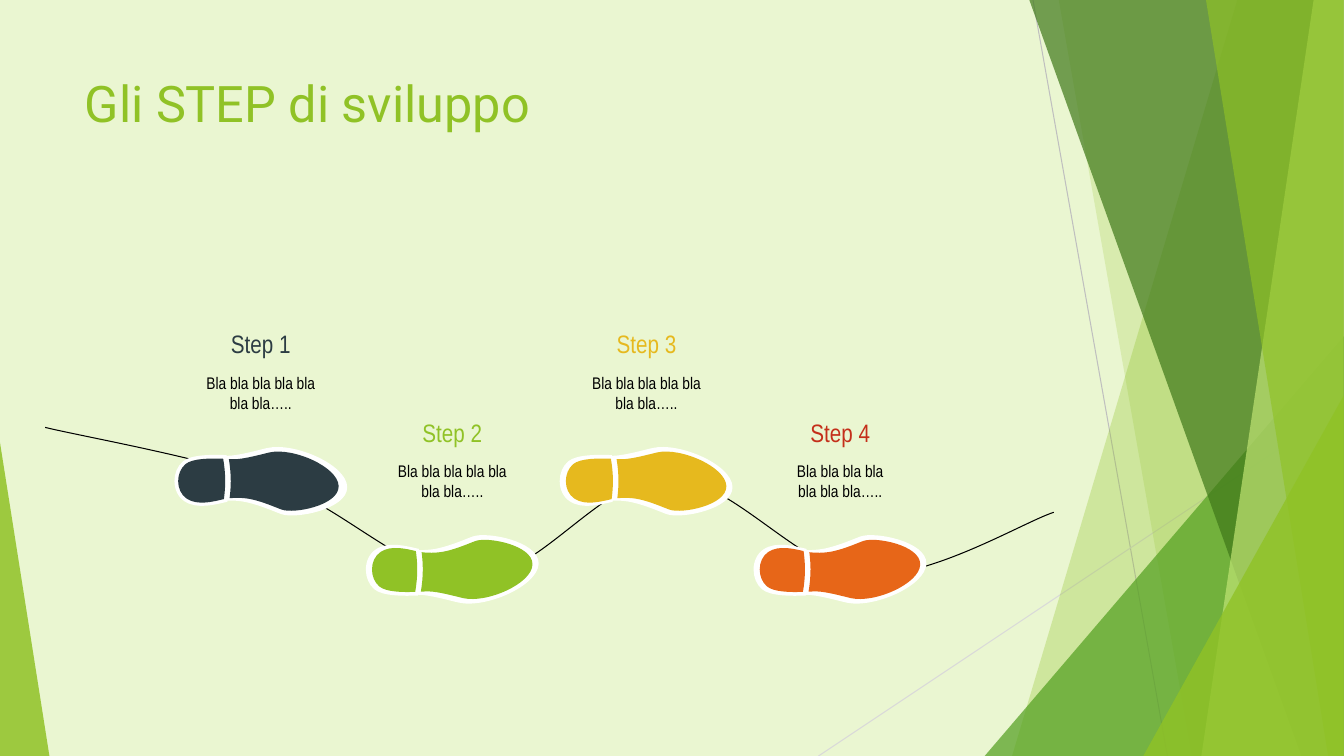
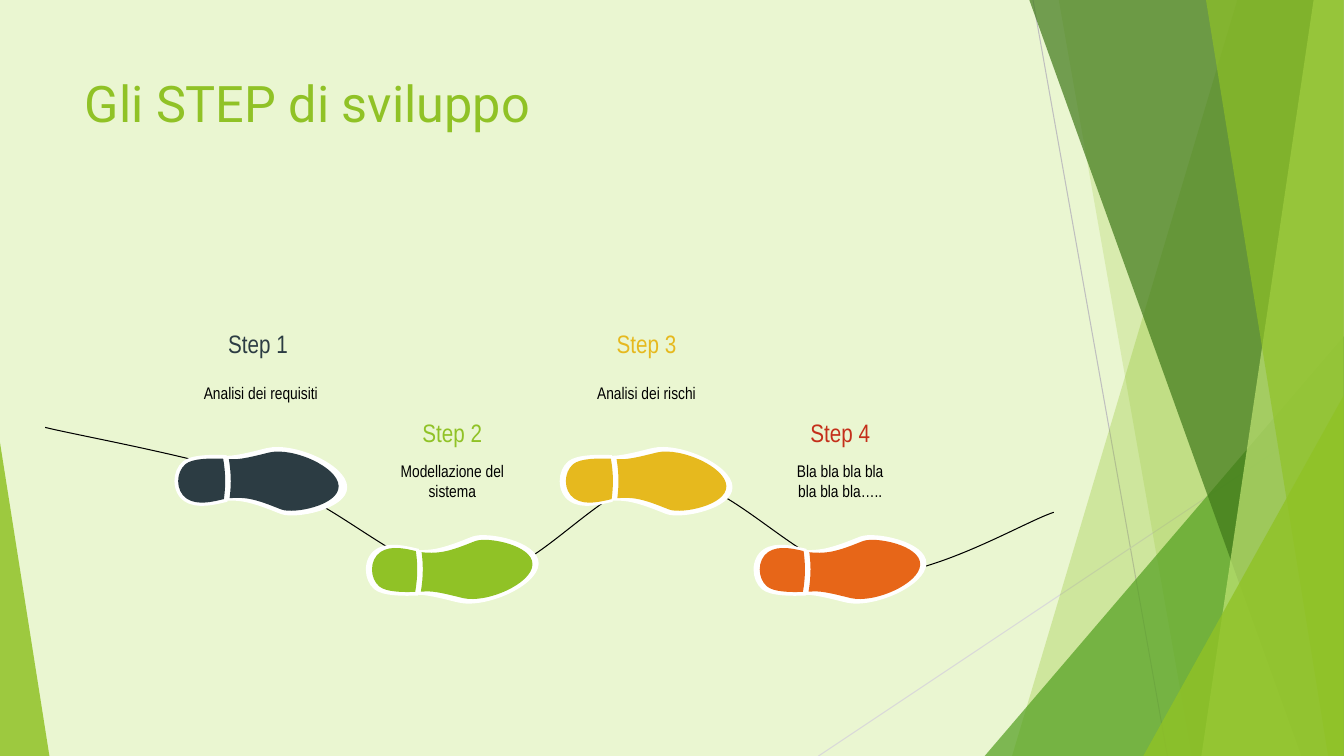
Before and after one commit to ChiaraAmalia/solidityproj, a slide deck: slide 2 of documenti/Footprint calculator.pptx. Drawn at 1344x756 pixels with LibreOffice and Linux fonts; fonts in the diff are those of the drawing. Boxes give left, top, right and bottom in pixels: in the first picture for what was removed or moved away, otherwise in the second. Text is boxed around its words. In the diff, an @@ line names an element or a change of style, - is before the commit and + after.

```diff
--- a/documenti/Footprint calculator.pptx
+++ b/documenti/Footprint calculator.pptx
@@ text at <box>204,387,317,403</box>: text changed @@
-Bla bla bla bla bla bla bla…..
+Analisi dei requisiti
@@ text at <box>597,387,696,399</box>: text changed @@
-Bla bla bla bla bla bla bla…..
+Analisi dei rischi
@@ text at <box>401,465,504,497</box>: text changed @@
-Bla bla bla bla bla bla bla…..
+Modellazione del sistema
```
Also in this commit, not shown: 7 slides added.
